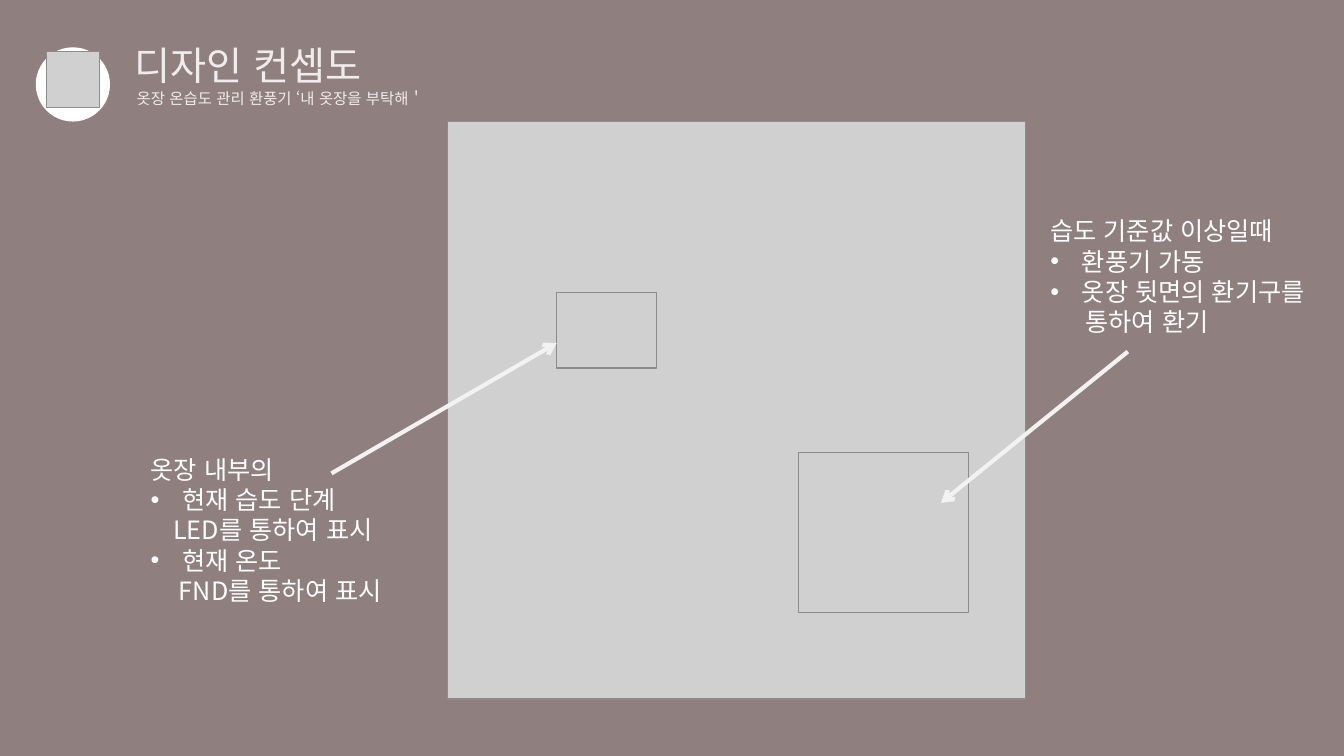
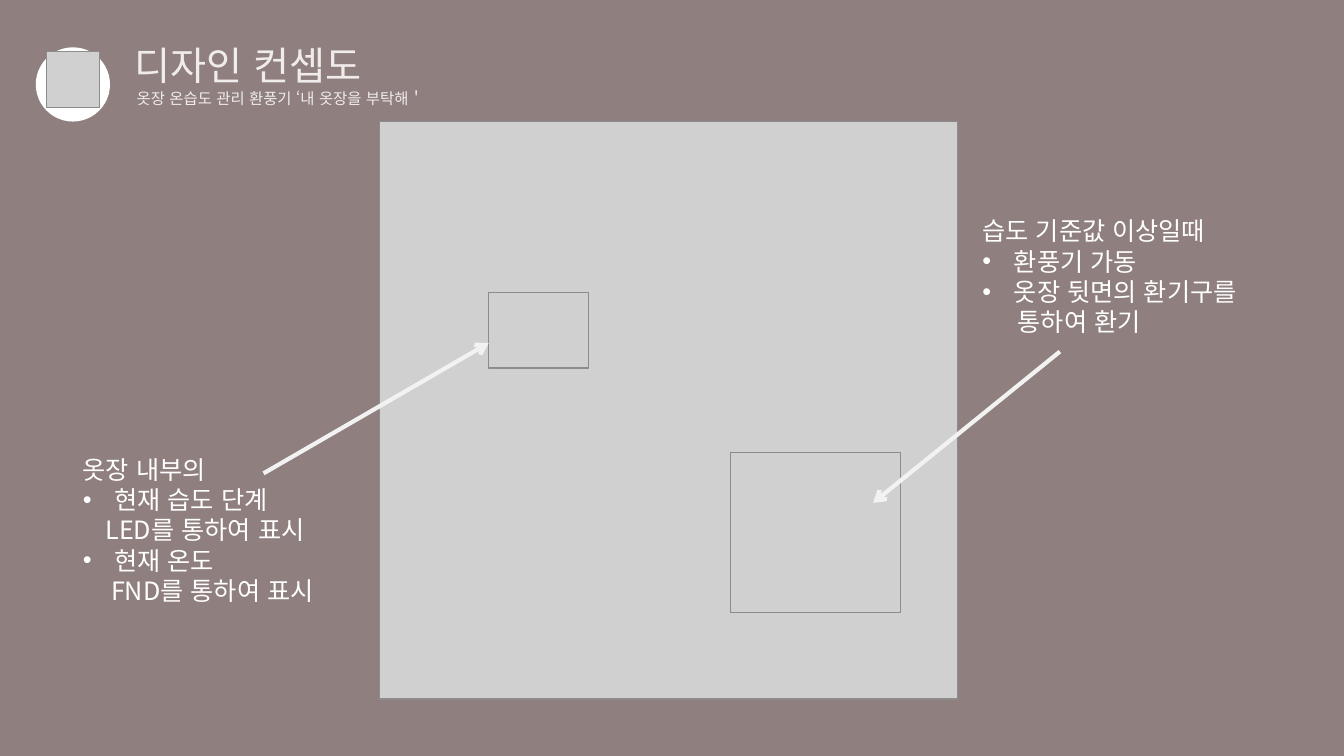
Before and after one commit to livlikwav/UOS_MPU, a slide deck: slide 4 of [2019마이크로프로세서]텀프로젝트 제안서_12조.pptx. Drawn at 1344x756 pixels with LibreOffice and Linux fonts; fonts in the diff are those of the drawing; grey boxes stand for pictures. Boxes give left, top, right and bottom in pixels: in the first picture for what was removed or moved away, otherwise in the second. Text is boxed around its words. In the diff, an @@ line names an element or a change of style, - is before the commit and + after.

```diff
--- a/[2019마이크로프로세서]텀프로젝트 제안서_12조.pptx
+++ b/[2019마이크로프로세서]텀프로젝트 제안서_12조.pptx
@@ 3 pictures, 2 texts, 2 arrows: place and size @@
-3 pictures, 2 texts, 2 arrows at (151,122,1305,700)
+3 pictures, 2 texts, 2 arrows at (83,122,1237,700)
```
Also in this commit, not shown: 2 other slides changed, 1 slide removed, 2 other files.
